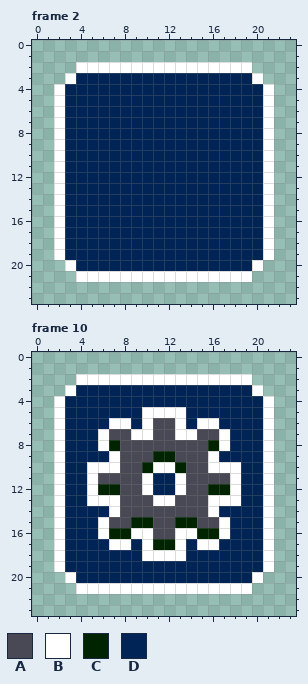
Pixel-art file, stored at aseprite/menu.ase. Above is the file before it was changed.
24x24 pixels, 10 frames. Shown: frame 2, frame 10.
Visible layers, top first: "IconShadow", "IconOutline", "Icon", "Canvas".
Palette (. is transparent): A #494955  B #ffffff  C #002400  D #002455
Pixels before, frame 2, first column x 2:
 2 ..BBBBBBBBBBBBBBBB..
 3 .BDDDDDDDDDDDDDDDDB.
 4 BDDDDDDDDDDDDDDDDDDB
 5 BDDDDDDDDDDDDDDDDDDB
 6 BDDDDDDDDDDDDDDDDDDB
 7 BDDDDDDDDDDDDDDDDDDB
 8 BDDDDDDDDDDDDDDDDDDB
 9 BDDDDDDDDDDDDDDDDDDB
10 BDDDDDDDDDDDDDDDDDDB
11 BDDDDDDDDDDDDDDDDDDB
12 BDDDDDDDDDDDDDDDDDDB
13 BDDDDDDDDDDDDDDDDDDB
14 BDDDDDDDDDDDDDDDDDDB
15 BDDDDDDDDDDDDDDDDDDB
16 BDDDDDDDDDDDDDDDDDDB
17 BDDDDDDDDDDDDDDDDDDB
18 BDDDDDDDDDDDDDDDDDDB
19 BDDDDDDDDDDDDDDDDDDB
20 .BDDDDDDDDDDDDDDDDB.
21 ..BBBBBBBBBBBBBBBB..
Pixels before, frame 10, first column x 2:
 2 ..BBBBBBBBBBBBBBBB..
 3 .BDDDDDDDDDDDDDDDDB.
 4 BDDDDDDDDDDDDDDDDDDB
 5 BDDDDDDDBBBBDDDDDDDB
 6 BDDDDBBDBAABDBBDDDDB
 7 BDDDBAABBAABBAABDDDB
 8 BDDDBCAAAAAAAACBDDDB
 9 BDDDDBAAACCAAABDDDDB
10 BDDBBBAACBBCAABBBDDB
11 BDDBAAAABDDBAAAABDDB
12 BDDBCCAABDDBAACCBDDB
13 BDDBBBAAABBAAABBBDDB
14 BDDDDBAAAAAAAABDDDDB
15 BDDDBAACCAACCAABDDDB
16 BDDDBCCBBAABBCCBDDDB
17 BDDDDBBDBCCBDBBDDDDB
18 BDDDDDDDBBBBDDDDDDDB
19 BDDDDDDDDDDDDDDDDDDB
20 .BDDDDDDDDDDDDDDDDB.
21 ..BBBBBBBBBBBBBBBB..
The result:
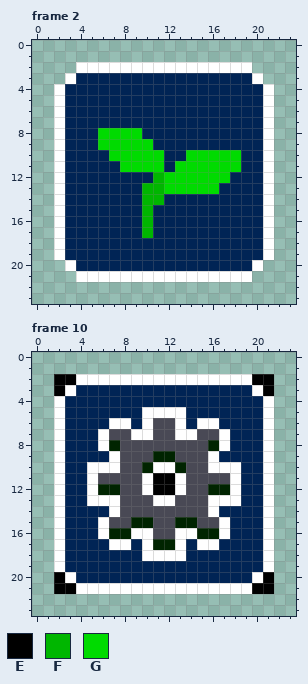
Colours new in this view: E #000000  F #00b600  G #00db00
From old to new:
Frame 2, layer "Icon":
The edit turns colour D into colour F in row 12 at x 11; in rows 13 to 14 at x 10 to 11; in rows 15 to 17 at x 10.
The edit turns colour D into colour G in row 8 at x 6 to 9; in row 9 at x 6 to 10; in row 10 at x 7 to 11 and 14 to 18; in row 11 at x 8 to 11 and 13 to 18; in row 12 at x 12 to 17; in row 13 at x 12 to 16.
Frame 10, layers "IconOutline", "Canvas":
There is now colour E in row 2 at x 2 to 3 and 20 to 21; in row 3 at x 2 and 21; in row 20 at x 2 and 21; in row 21 at x 2 to 3 and 20 to 21.
The edit turns colour D into colour E in rows 11 to 12 at x 11 to 12.
Pixel boxes of the changes (left, top, right, bottom) in both pictures:
changed: (98, 128, 241, 238)
added: (54, 374, 76, 396)
added: (252, 374, 274, 396)
changed: (153, 473, 175, 495)
added: (54, 572, 76, 594)
added: (252, 572, 274, 594)
